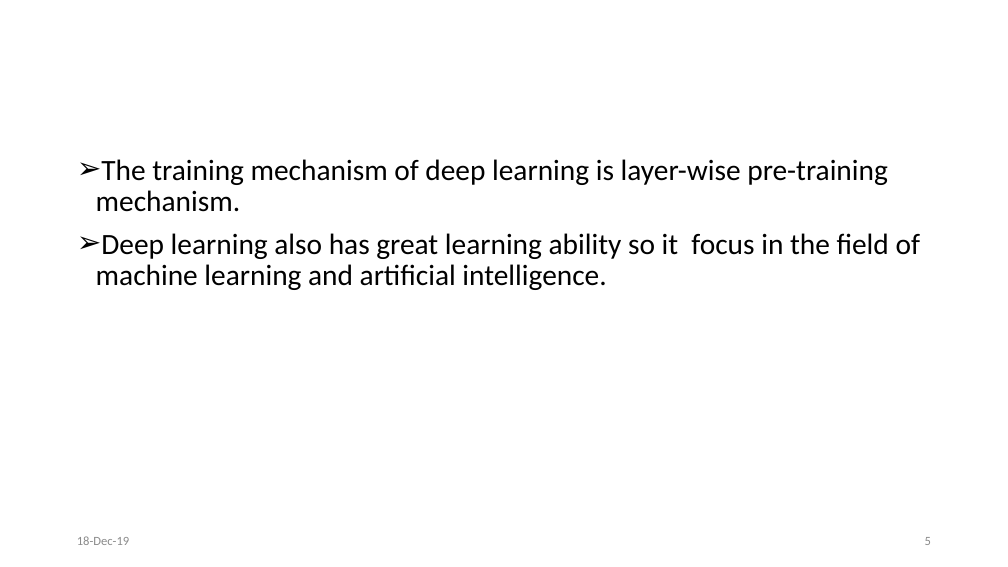
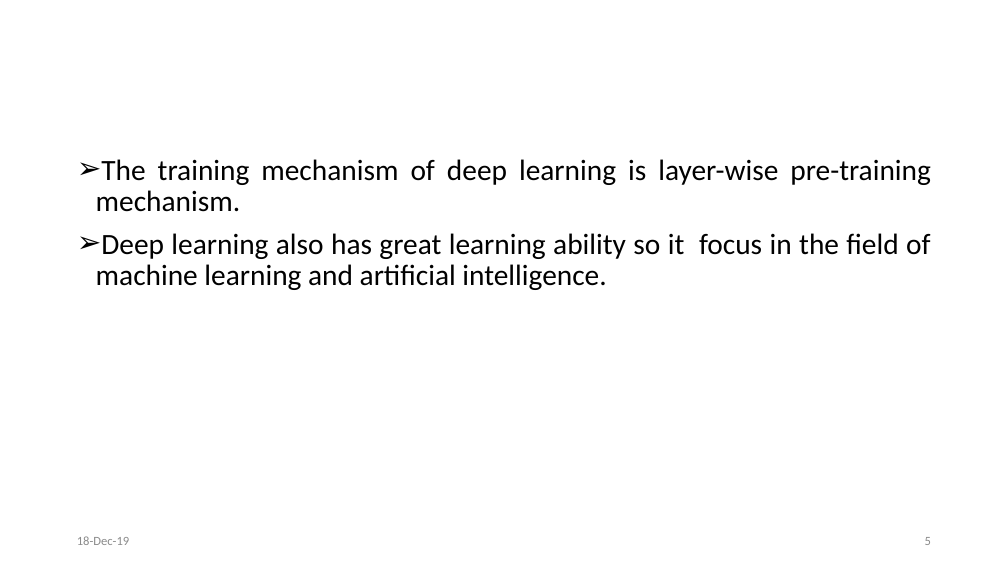
Before and after one commit to svec-final-year-project-eee/Project, a slide deck: slide 5 of First Review/First Oral Presentation.pptx. Drawn at 1008x567 pixels with LibreOffice and Linux fonts; fonts in the diff are those of the drawing. Boxes give left, top, right and bottom in pixels: in the first picture for what was removed or moved away, otherwise in the second. Text is boxed around its words. In the diff, an @@ line names an element or a change of style, - is before the commit and + after.

```diff
--- a/First Review/First Oral Presentation.pptx
+++ b/First Review/First Oral Presentation.pptx
@@ text "The training mechanism of deep ..." at [96,159,930,290]: alignment left to justified @@
```
Also in this commit, not shown: 3 other slides changed.
